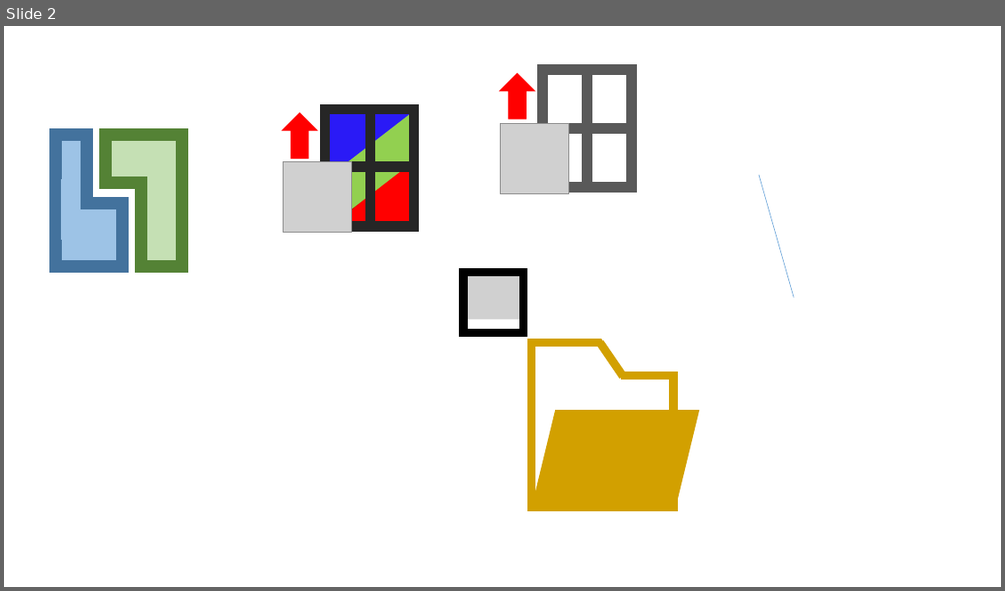
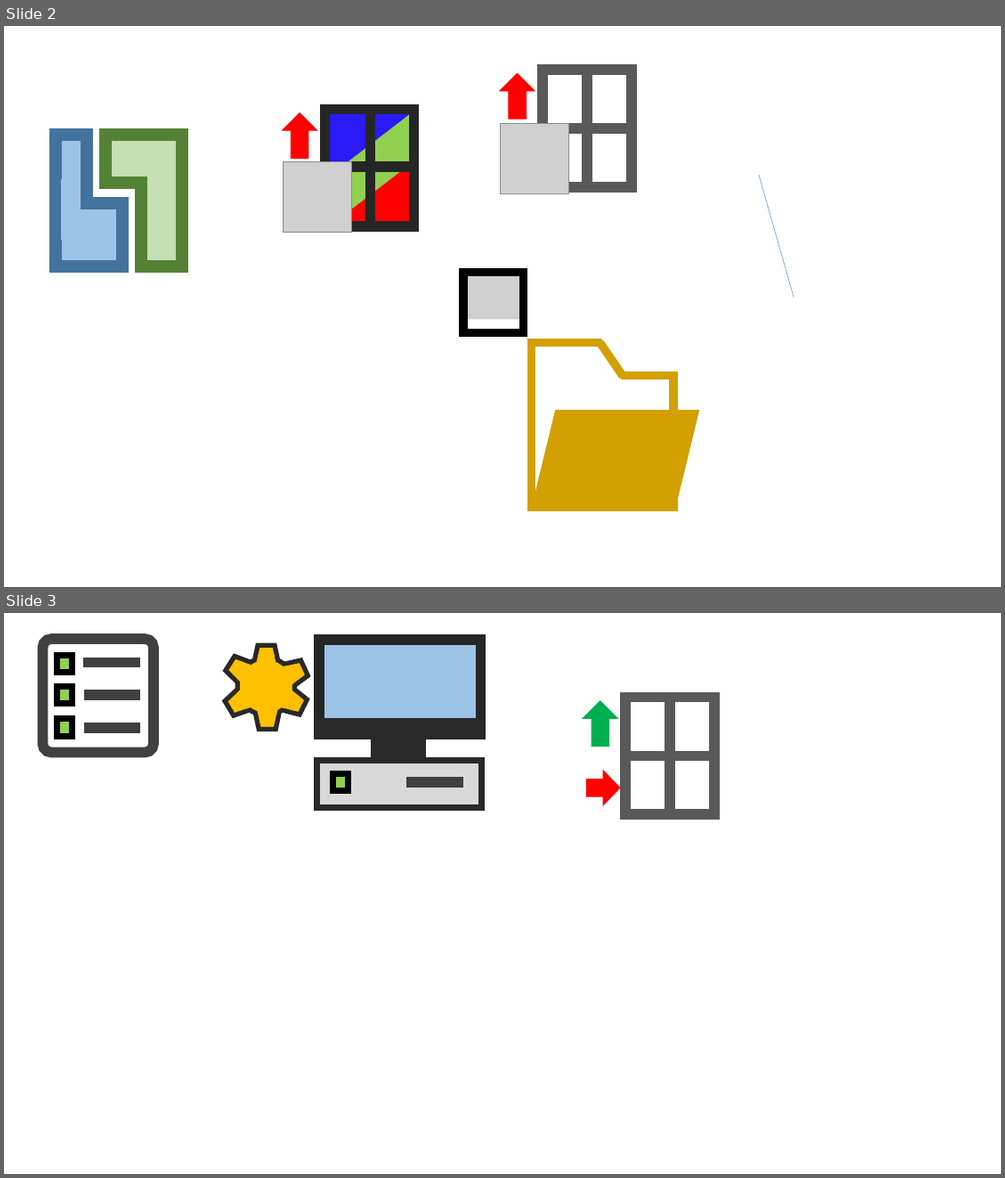
Before and after one commit to luchete80/fluxsol, a slide deck: FluxSol-CAE/Icons/Icons.pptx. Shown one above the other, each under a label of ours: slide 2 before the commit, slides 2 and 3 after it. The pictures are 1005x591 and 1005x1178 pixels, drawn with LibreOffice and Linux fonts; fonts in the diff are those of the drawing; grey boxes stand for pictures. Boxes give left, top, right and bottom in pixels: in the first picture for what was removed or moved away, otherwise in the second. Text is boxed around its words. In the diff, an @@ line names an element or a change of style, - is before the commit and + after.

```diff
--- a/FluxSol-CAE/Icons/Icons.pptx
+++ b/FluxSol-CAE/Icons/Icons.pptx
@@ slide 3 added at (x1=4, y1=613, x2=1001, y2=1174), background #FFFFFF @@
@@ rounded rectangle added at (x1=43, y1=639, x2=154, y2=753), fill #FFFFFF, outline #404040 10 pt @@
@@ rectangle added at (x1=57, y1=655, x2=73, y2=672), fill #92D050, outline #000000 6 pt @@
@@ line added from (84, 662) to (140, 662), #404040 10 pt @@
@@ rounded rectangle added at (x1=319, y1=640, x2=480, y2=734), fill #9DC3E6, outline #262626 10 pt @@
@@ rectangle added at (x1=57, y1=686, x2=73, y2=704), fill #92D050, outline #000000 6 pt @@
@@ group added at (x1=224, y1=645, x2=308, y2=729): 12 trapezoids, 1 ellipse @@
@@ rectangle added at (x1=57, y1=719, x2=73, y2=737), fill #92D050, outline #000000 6 pt @@
@@ line added from (84, 695) to (140, 695), #404040 10 pt @@
@@ rectangle added at (x1=315, y1=718, x2=484, y2=738), fill #292929, outline #292929 1 pt @@
@@ up arrow added at (x1=582, y1=701, x2=617, y2=747), fill #00B050, outline #00B050 1 pt @@
@@ rectangle added at (x1=625, y1=698, x2=714, y2=815), outline #595959 10 pt @@
@@ line added from (671, 698) to (671, 814), #595959 10 pt @@
@@ line added from (84, 728) to (140, 728), #404040 10 pt @@
@@ rectangle added at (x1=372, y1=734, x2=426, y2=761), fill #292929, outline #292929 1 pt @@
@@ rectangle added at (x1=316, y1=761, x2=481, y2=808), fill #D9D9D9, outline #292929 6 pt @@
@@ up arrow added at (x1=587, y1=770, x2=619, y2=804), fill #FF0000, outline #FF0000 1 pt @@
@@ line added from (714, 755) to (625, 755), #595959 10 pt @@
@@ rectangle added at (x1=332, y1=774, x2=348, y2=791), fill #92D050, outline #000000 6 pt @@
@@ line added from (407, 782) to (463, 782), #404040 10 pt @@
```
Also in this commit, not shown: 1 slide removed, 8 other files.
